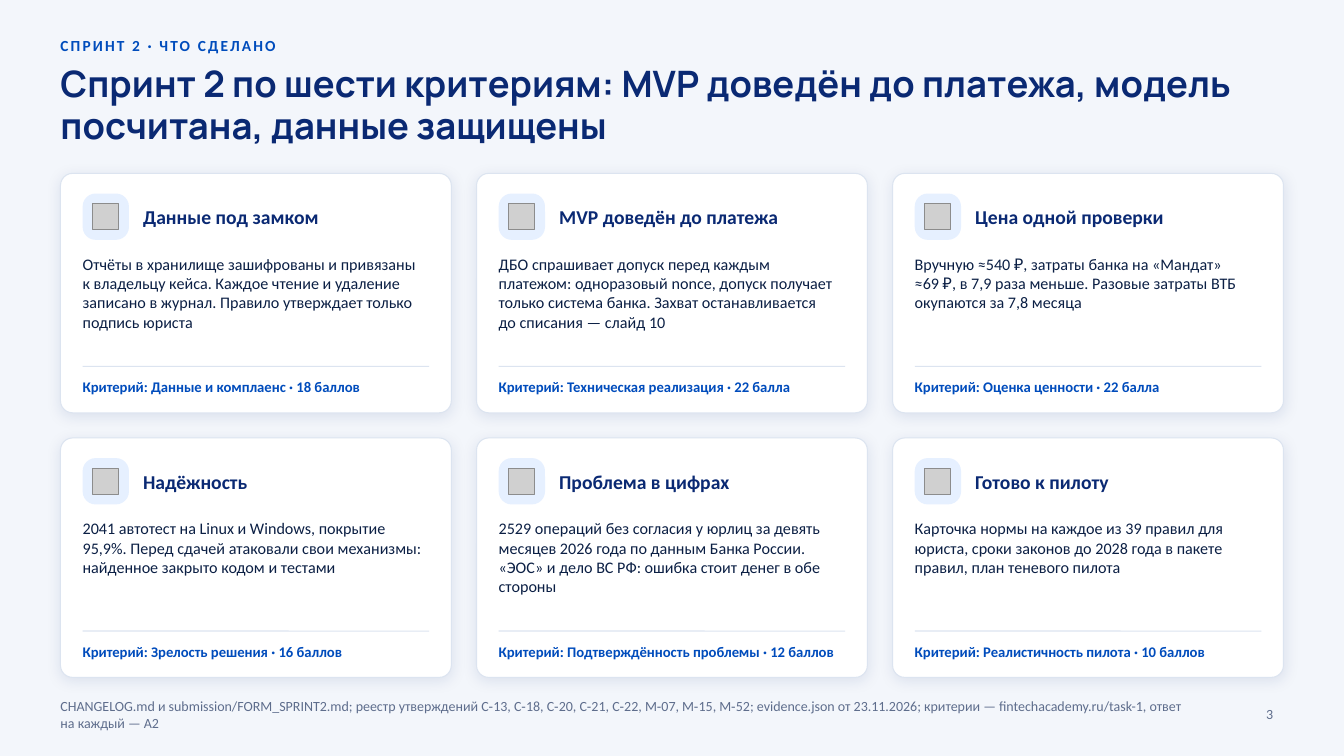
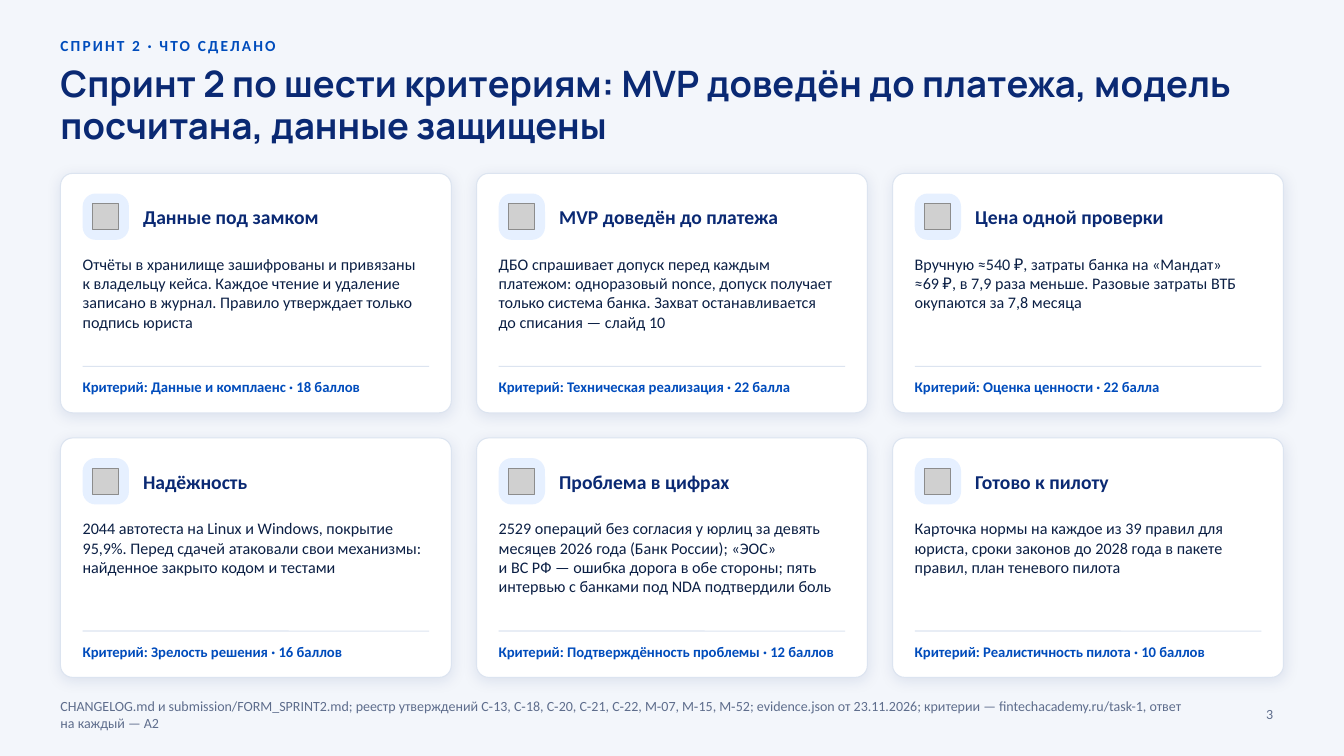
Before and after one commit to KonkovDV/Mandat, a slide deck: slide 3 of submission/slides/Mandat_VTB.pptx. Drawn at 1344x756 pixels with LibreOffice and Linux fonts; fonts in the diff are those of the drawing; grey boxes stand for pictures; background and template pictures are left out. Boxes give left, top, right and bottom in pixels: in the first picture for what was removed or moved away, otherwise in the second. Text is boxed around its words. In the diff, an @@ line names an element or a change of style, - is before the commit and + after.

```diff
--- a/submission/slides/Mandat_VTB.pptx
+++ b/submission/slides/Mandat_VTB.pptx
@@ text at [83, 522, 422, 576]: text changed @@
-2041 автотест на Linux и Windows, покрытие 95,9%. Перед сдачей атаковали свои механизмы: найденное закрыто кодом и тестами
+2044 автотеста на Linux и Windows, покрытие 95,9%. Перед сдачей атаковали свои механизмы: найденное закрыто кодом и тестами
@@ text at [499, 523, 832, 595]: text changed @@
-2529 операций без согласия у юрлиц за девять месяцев 2026 года по данным Банка России. «ЭОС» и дело ВС РФ: ошибка стоит денег в обе стороны
+2529 операций без согласия у юрлиц за девять месяцев 2026 года (Банк России); «ЭОС» и ВС РФ — ошибка дорога в обе стороны; пять интервью с банками под NDA подтвердили боль
```
Also in this commit, not shown: 8 other slides changed, 30 other files.
